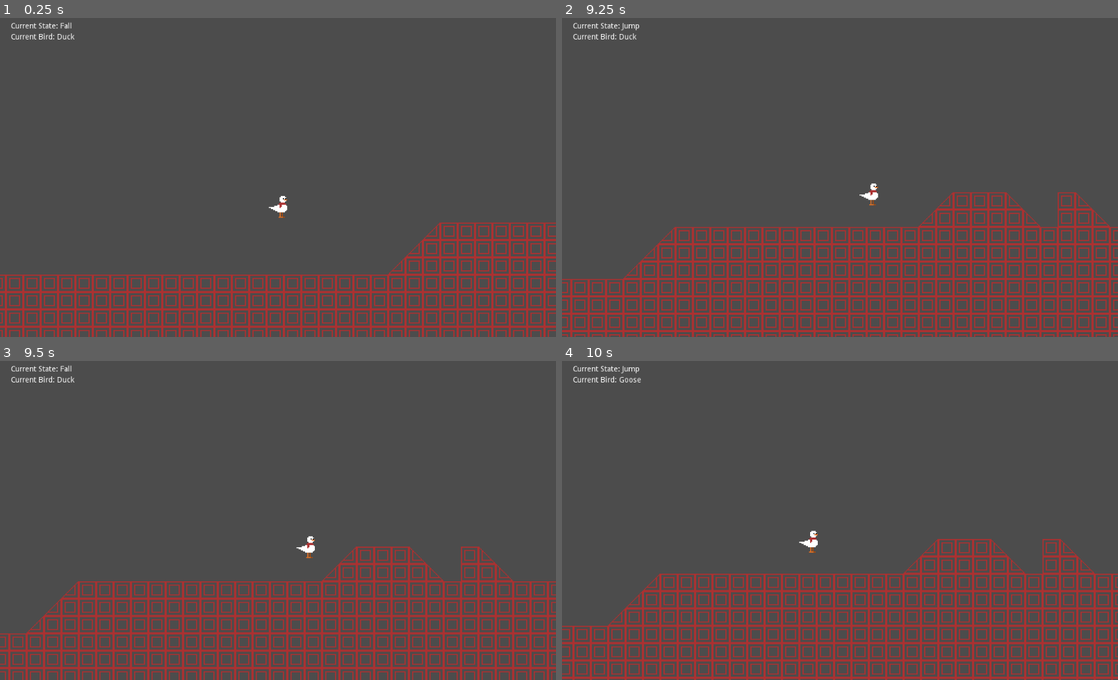
Above: before the commit, frames 1-4 (two rows, left to right).
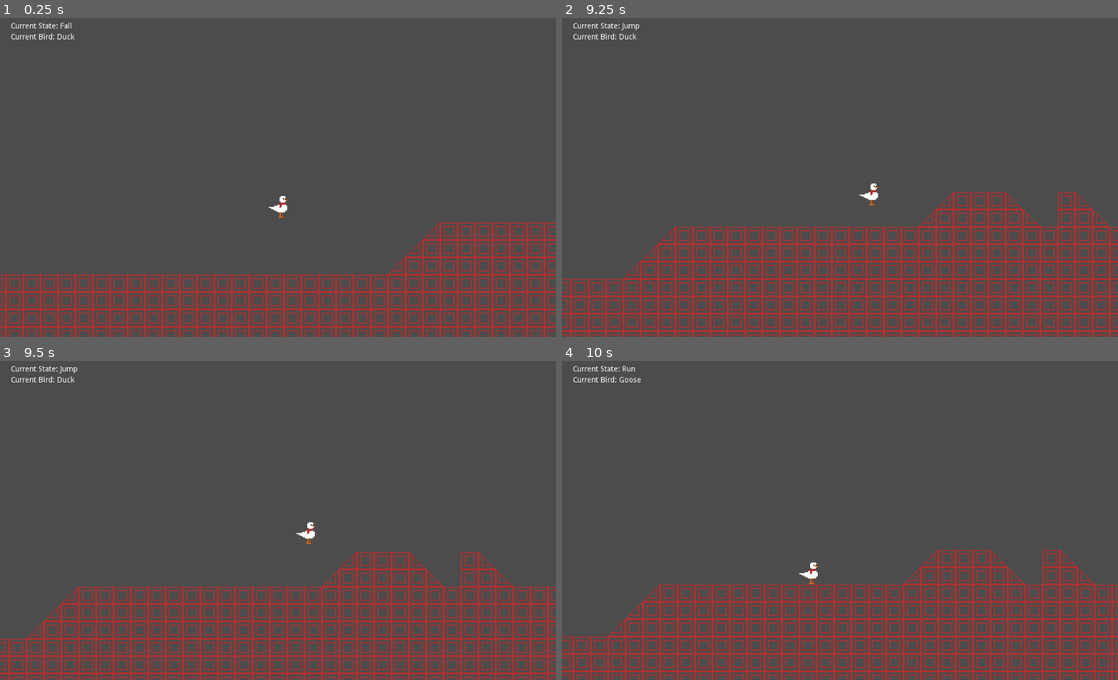
Above: after the commit, the same moments.

Repository: Zenza235/go-duck-goose
Game: Godot game, scene res://levels/MovementTest.tscn
Same seed, same stepped clock (60 frames per second), same inputs: the game is played once before the commit and once after it.
Inputs:
- Up to frame 1 (0.25 s): no input
- Up to frame 2 (9.25 s): hold Alt (switch) 0.53-1.28 s; hold D (move_right) 0.53-2.03 s; tap W (jump) at 0.77, 0.8, 1.07, 1.35, 1.52, 1.82, 2.3, 3.02, 3.32, 3.6, 3.77, 4.07, 4.52, 4.82, 5.3, 5.85, 6.02, 6.32, 6.77, 6.8, 7.07, 7.52, 7.82, 8.1, 9.02 s; tap Alt (switch) at 1.55, 2.85, 4.35, 6.05, 7.35, 8.85 s; hold A (move_left) 2.03-2.78 s; hold Alt (switch) 2.03-2.78 s; hold D (move_right) 2.78-4.28 s; hold A (move_left) 4.28-5.03 s; hold D (move_right) 5.03-5.78 s; hold Alt (switch) 5.03-5.78 s; hold A (move_left) 5.78-7.28 s; hold Alt (switch) 6.53-7.28 s; hold D (move_right) from 7.28 s (still down)
- Up to frame 3 (9.5 s): keep holding D (move_right); tap W (jump) at 9.32 s
- Up to frame 4 (10 s): release D (move_right) at 9.53 s; hold A (move_left) from 9.53 s (still down); hold Alt (switch) from 9.53 s (still down); tap W (jump) at 9.77, 9.8 s

Frames 1-2 are identical in both runs. In frame 3, 13% of the frame differs, in the area x 0-100%, y 1-100%; in frame 4, 15%.

Commit message:
add a check to reset jump cnt when on the ground

Diff:
--- a/player/Player.gd
+++ b/player/Player.gd
@@ -30,6 +30,9 @@
 		elif bird == $Goose:
 			switch_to("Duck")
 
+		if self.is_on_floor():
+			curr_jumps = num_jumps
+
 func switch_to(target_bird_name: String) -> void:
 	bird = get_node(target_bird_name)
 	set_attr_to(bird)
